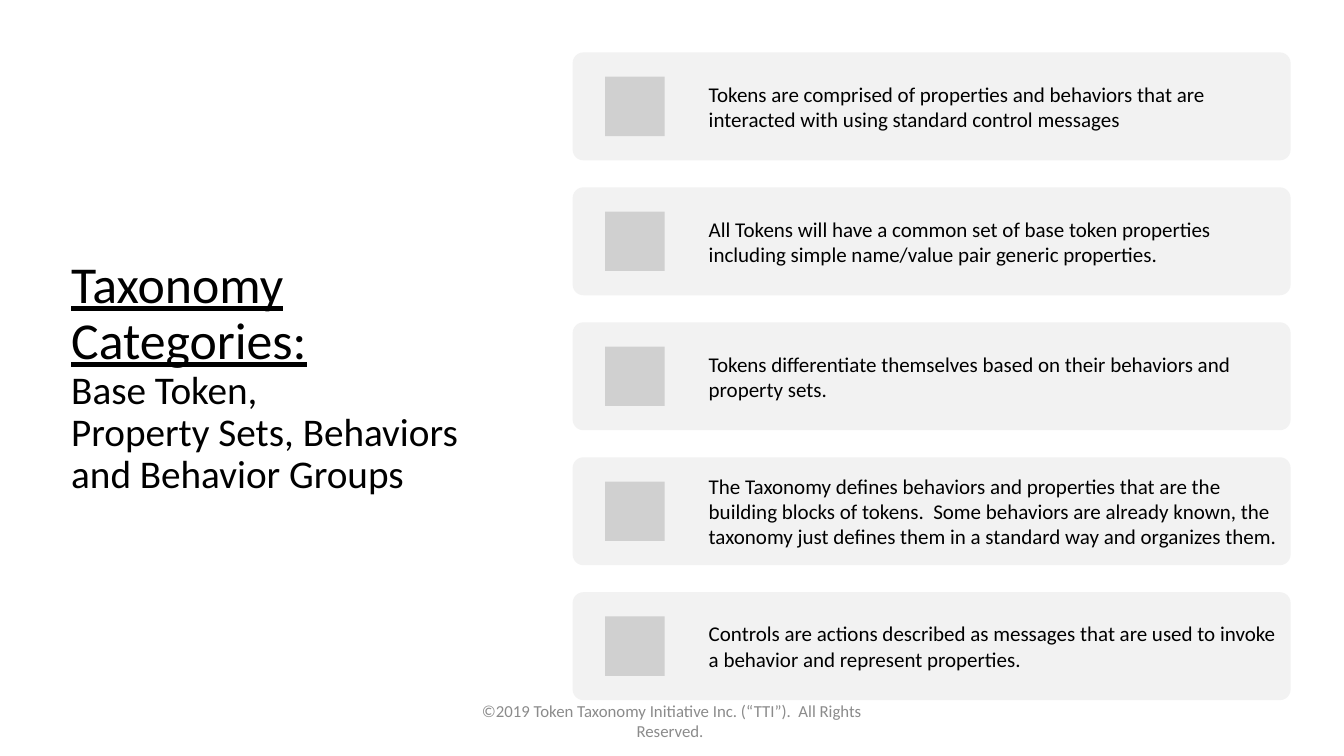
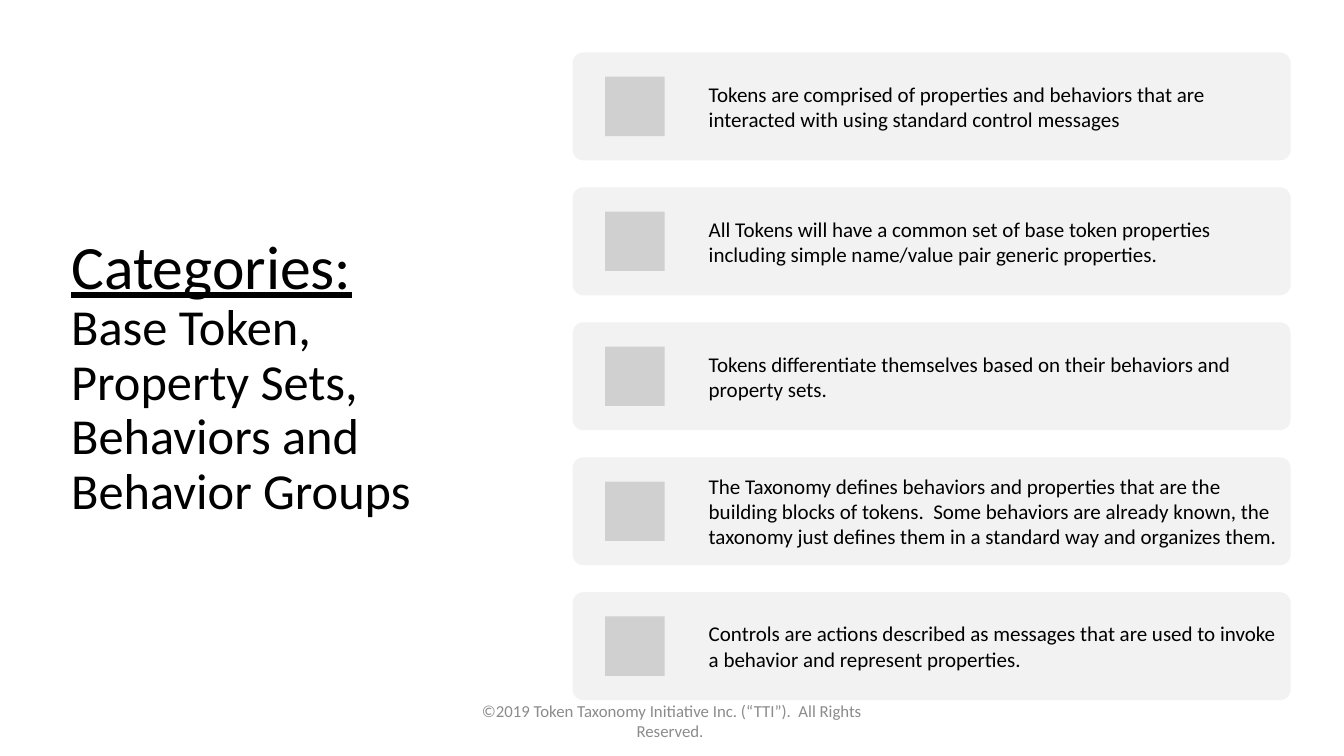
Before and after one commit to vipinsun/TokenTaxonomyFramework-pub, a slide deck: slide 7 of presentations/TTF-Presentation.pptx (slide 6 before the commit). Drawn at 1344x756 pixels with LibreOffice and Linux fonts; fonts in the diff are those of the drawing; grey boxes stand for pictures. Boxes give left, top, right and bottom in pixels: in the first picture for what was removed or moved away, otherwise in the second. Text is boxed around its words. In the diff, an @@ line names an element or a change of style, - is before the commit and + after.

```diff
--- a/presentations/TTF-Presentation.pptx
+++ b/presentations/TTF-Presentation.pptx
@@ title at (71,246,410,517): text changed; size 28 to 36 pt @@
-Taxonomy Categories:
-Base Token,
-Property Sets, Behaviors and Behavior Groups
+Categories:
+Base Token,
+Property Sets, Behaviors and Behavior Groups
```
Also in this commit, not shown: 15 other slides changed, 5 slides added, 20 other files.
